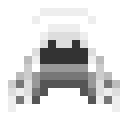
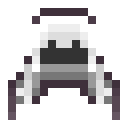
Two versions of the same layered image (128x128). Layer-by-layer changes:
added layer "netherite_kabuto_overlay" above "Tło" over [8, 8, 120, 120]
